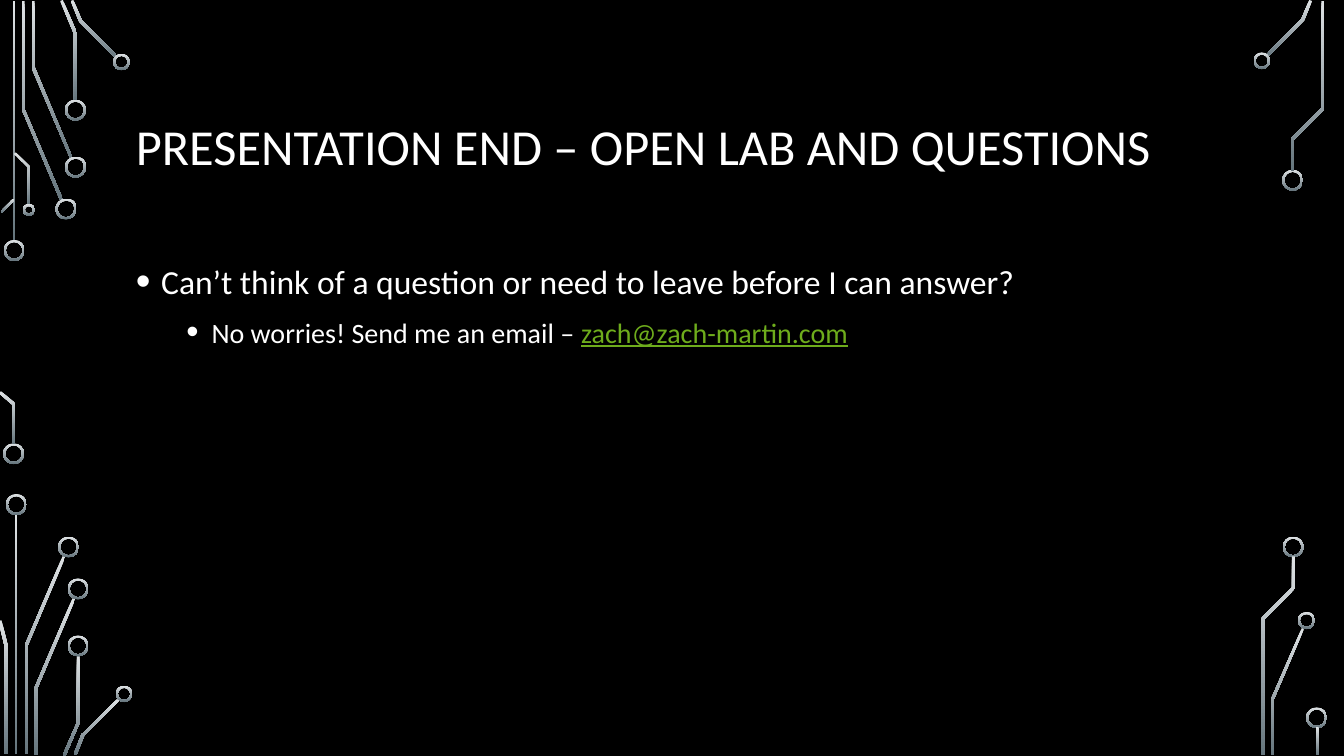
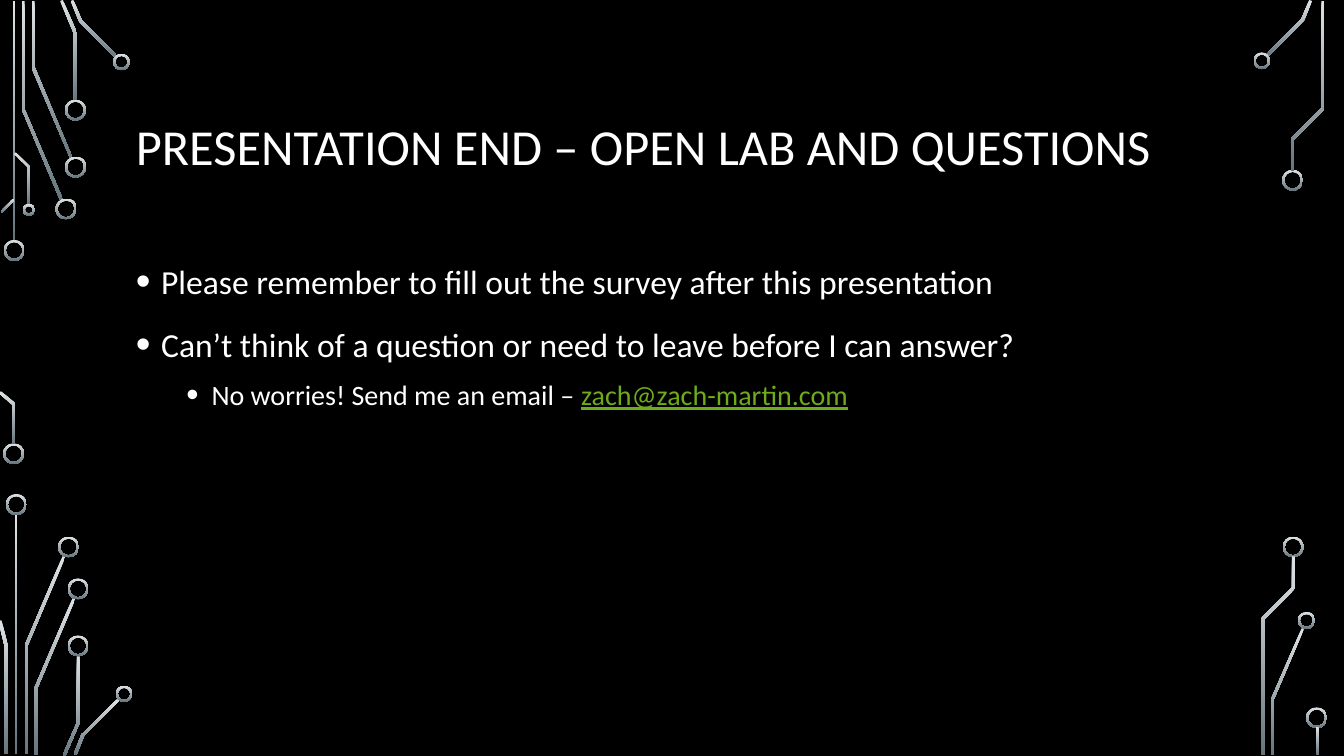
Before and after one commit to onideus/github-101-website, a slide deck: slide 33 of resources/Advanced github topics.pptx (slide 41 before the commit). Drawn at 1344x756 pixels with LibreOffice and Linux fonts; fonts in the diff are those of the drawing; background and template pictures are left out. Boxes give left, top, right and bottom in pixels: in the first picture for what was removed or moved away, otherwise in the second. Text is boxed around its words. In the diff, an @@ line names an element or a change of style, - is before the commit and + after.

```diff
--- a/resources/Advanced github topics.pptx
+++ b/resources/Advanced github topics.pptx
@@ text at (x1=161, y1=270, x2=992, y2=300): paragraph added @@
+• Please remember to fill out the survey after this presentation
```
Also in this commit, not shown: 7 other slides changed, 8 slides removed, 1 other file.
